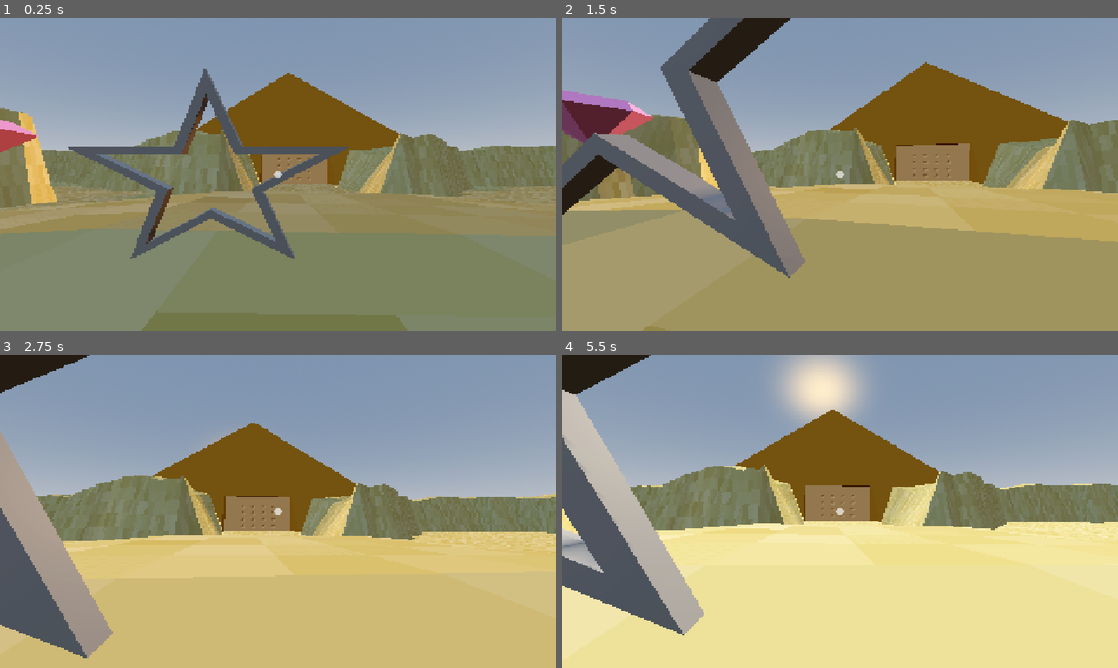
Above: before the commit, frames 1-4 (two rows, left to right).
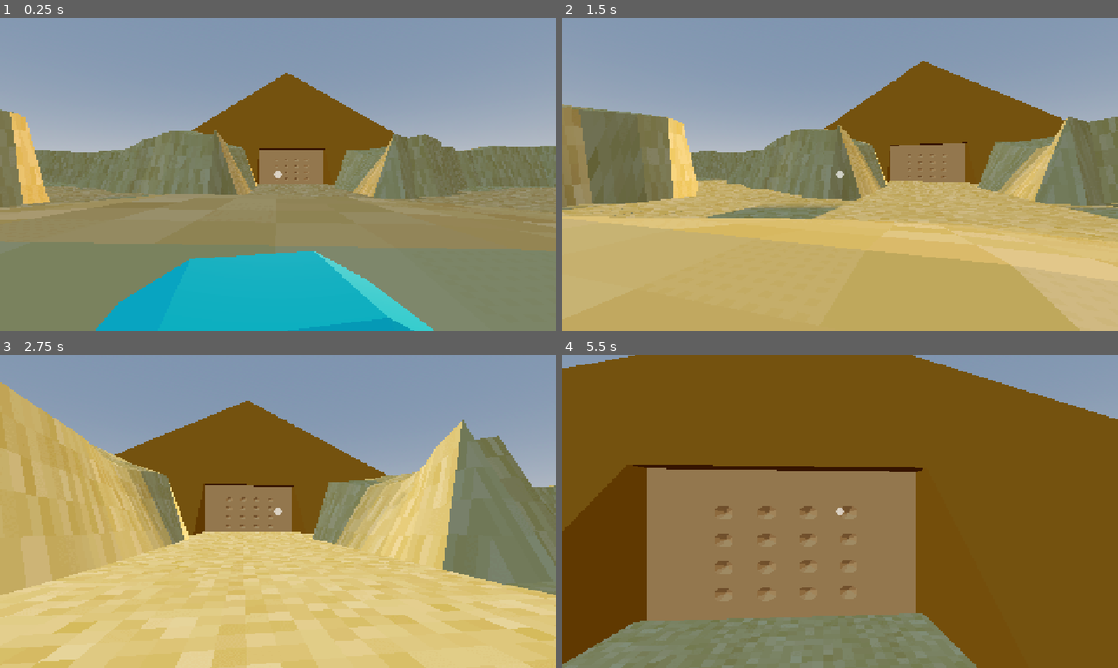
Above: after the commit, the same moments.

Repository: Octoan1/Respawn-Game-Jam-2025
Game: Godot game, scene res://scenes/main.tscn
The game is run twice, just before and just after one commit, with the same random seed, the same clock (stepped at 60 frames per second) and the same inputs.
Inputs (mouse positions are in pixels of both pictures, inside the frame that each line leads up to):
- Up to frame 1 (0.25 s): no input
- Up to frame 2 (1.5 s): tap Enter at 0.5 s; move the mouse to (867, 174) at 0.52 s; hold W (move_forward) from 0.53 s (still down); tap R (glow_interact) at 0.6 s; tap Space (jump) at 0.77 s; move the mouse to (812, 174) at 1.27 s; click (812, 174) at 1.35 s
- Up to frame 3 (2.75 s): keep holding W (move_forward); tap Space (jump) at 1.52 s; move the mouse to (289, 505) at 2.02 s; hold / (secret_button) from 2.03 s (still down)
- Up to frame 4 (5.5 s): keep holding W (move_forward); move the mouse to (834, 517) at 2.77 s; release / (secret_button) at 2.78 s; tap R (glow_interact) at 2.85, 5.1 s; tap Space (jump) at 3.02, 3.77, 4.52 s; move the mouse to (878, 514) at 3.52 s; click (878, 514) at 3.6 s; move the mouse to (795, 508) at 4.27 s; tap / (secret_button) at 4.35 s; move the mouse to (845, 511) at 5.02 s

The runs differ from the first frame. In frame 1, 21% of the frame differs, in the area x 0-100%, y 16-100%; in frame 2, 55%; in frame 3, 40%; in frame 4, 91%, in the area x 0-100%, y 0-100%.

Commit message:
added cool particles to the gems

Diff:
--- a/scenes/environment/props/interactables/gem.gd
+++ b/scenes/environment/props/interactables/gem.gd
@@ -4,6 +4,7 @@
 @export var color: Color
 
 @onready var mesh: MeshInstance3D = $MeshInstance3D
+@onready var particles = $CoolParticle
 
 func _ready() -> void:
 	# set start position
@@ -12,6 +13,8 @@
 	if mesh.material_override == null:
 		mesh.material_override = StandardMaterial3D.new()
 	mesh.material_override.albedo_color = color
+
+	#particles.find_child("GPUParticles3D").material_override.albedo_color = color
 
 
 var t := 0.0
@@ -24,4 +27,7 @@
 func _on_gem_interacted() -> void:
 	#print("-- gem interacted")
 	GameManager.add_gem(self)
+	particles.find_child("GPUParticles3D").emitting = true
+	mesh.visible = false
+	await get_tree().create_timer(1).timeout
 	queue_free()
--- a/scenes/environment/props/interactables/gem.tscn
+++ b/scenes/environment/props/interactables/gem.tscn
@@ -1,8 +1,9 @@
-[gd_scene load_steps=7 format=3 uid="uid://chric61ueb3o"]
+[gd_scene load_steps=8 format=3 uid="uid://chric61ueb3o"]
 
 [ext_resource type="ArrayMesh" uid="uid://n4vcu1jpv4lr" path="res://assets/models/Gem.obj" id="1_4yqmr"]
 [ext_resource type="Script" uid="uid://mq5ccd6pxiri" path="res://scenes/environment/props/interactables/gem.gd" id="1_oywcy"]
 [ext_resource type="Script" uid="uid://culihtv734n8p" path="res://scenes/components/interactable.gd" id="2_lutik"]
+[ext_resource type="PackedScene" uid="uid://bmlo241pqftl2" path="res://scenes/CoolParticle.tscn" id="4_b77ts"]
 
 [sub_resource type="StandardMaterial3D" id="StandardMaterial3D_4yqmr"]
 metallic = 0.75
@@ -19,14 +20,17 @@
 mesh = ExtResource("1_4yqmr")
 surface_material_override/0 = SubResource("StandardMaterial3D_4yqmr")
 
-[node name="StaticBody3D" type="StaticBody3D" parent="MeshInstance3D"]
+[node name="StaticBody3D" type="StaticBody3D" parent="."]
 physics_material_override = SubResource("PhysicsMaterial_4yqmr")
 
-[node name="CollisionShape3D" type="CollisionShape3D" parent="MeshInstance3D/StaticBody3D"]
+[node name="CollisionShape3D" type="CollisionShape3D" parent="StaticBody3D"]
 shape = SubResource("ConvexPolygonShape3D_lutik")
 
 [node name="Interactable" type="Node3D" parent="."]
 script = ExtResource("2_lutik")
 metadata/_custom_type_script = "uid://culihtv734n8p"
 
+[node name="CoolParticle" parent="." instance=ExtResource("4_b77ts")]
+transform = Transform3D(1, 0, 0, 0, 1, 0, 0, 0, 1, 0, 1.0376818, 0)
+
 [connection signal="interacted" from="Interactable" to="." method="_on_gem_interacted"]
--- a/scenes/main.tscn
+++ b/scenes/main.tscn
@@ -106,7 +106,7 @@
 
 [node name="Player" parent="Objects/PlayerPostProcess/PostProcessViewport" instance=ExtResource("1_o5qli")]
 unique_name_in_owner = true
-transform = Transform3D(1, 0, 0, 0, 1, 0, 0, 0, 1, -6.2981033, -3.856052, -52.17606)
+transform = Transform3D(1, 0, 0, 0, 1, 0, 0, 0, 1, -2.6938272, -3.5668142, -52.17606)
 
 [node name="ResetManager" type="Node" parent="Objects/PlayerPostProcess"]
 script = ExtResource("2_85g3d")
@@ -192,18 +192,19 @@
 [node name="Star8" type="MeshInstance3D" parent="Objects/Obelisk_R"]
 transform = Transform3D(-8.1697035, -9.674343e-08, -8.873206e-08, -3.5740833e-08, 8.893355, 0.10008385, 7.1242505e-07, 0.894573, -0.99497867, 0.0624249, 3.0349908, -0.7668133)
 mesh = SubResource("TextMesh_trceg")
+
 [node name="GemContainer" type="Node" parent="Objects"]
 
 [node name="Gem" parent="Objects/GemContainer" instance=ExtResource("10_eb6dy")]
-transform = Transform3D(1, 0, 0, 0, 1, 0, 0, 0, 1, -12.601067, -4.935496, -44.59222)
+transform = Transform3D(1, 0, 0, 0, 1, 0, 0, 0, 1, -12.601067, -6.815952, -44.59222)
 color = Color(0.62352943, 0.8235294, 0, 1)
 
 [node name="Gem2" parent="Objects/GemContainer" instance=ExtResource("10_eb6dy")]
-transform = Transform3D(1, 0, 0, 0, 1, 0, 0, 0, 1, -12.601067, -3.5328946, -57.132687)
+transform = Transform3D(1, 0, 0, 0, 1, 0, 0, 0, 1, -12.601067, -5.4133506, -57.132687)
 color = Color(0.97411424, 0.58859926, 0.88071537, 1)
 
 [node name="Gem3" parent="Objects/GemContainer" instance=ExtResource("10_eb6dy")]
-transform = Transform3D(1, 0, 0, 0, 1, 0, 0, 0, 1, -2.7801743, -3.7638316, -53.69524)
+transform = Transform3D(1, 0, 0, 0, 1, 0, 0, 0, 1, -2.7801743, -5.6442876, -53.69524)
 color = Color(5.0055983e-06, 0.8389714, 0.88756067, 1)
 
 [node name="UI" type="Node" parent="."]
Not shown: 2 places in scenes/main.tscn that only renumber resources
